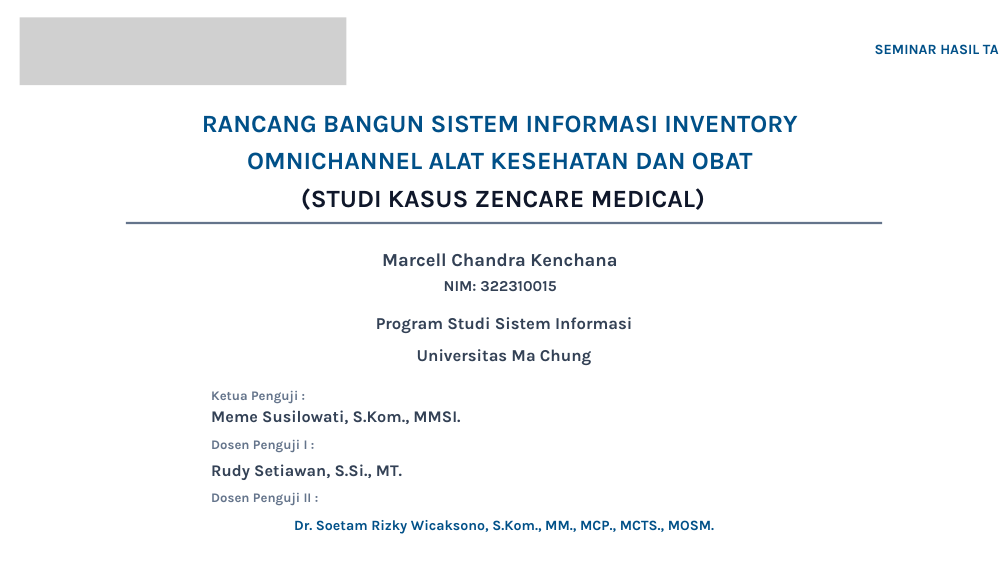
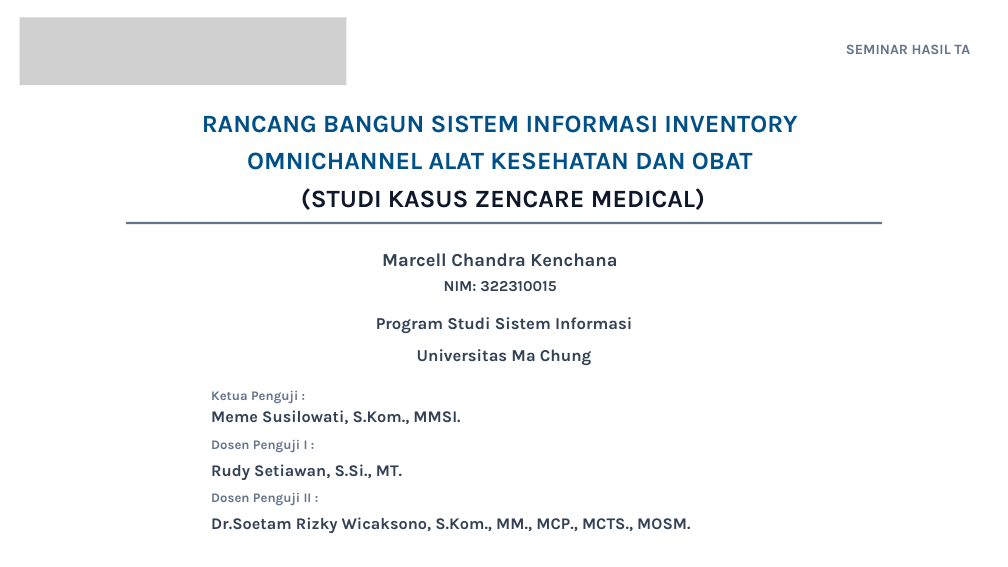
Before and after one commit to Marcell151/Sistem-Informasi-Inventori-Omnichannel-Zencare-Medical, a slide deck: slide 1 of lain/PPT/Seminar Hasil TA.pptx. Drawn at 1008x567 pixels with LibreOffice and Linux fonts; fonts in the diff are those of the drawing; grey boxes stand for pictures; background and template pictures are left out. Boxes give left, top, right and bottom in pixels: in the first picture for what was removed or moved away, otherwise in the second. Text is boxed around its words. In the diff, an @@ line names an element or a change of style, - is before the commit and + after.

```diff
--- a/lain/PPT/Seminar Hasil TA.pptx
+++ b/lain/PPT/Seminar Hasil TA.pptx
@@ text "SEMINAR HASIL TA" at bbox=[846, 44, 970, 54]: text colour #005088 to #64748B; alignment right to centre; less space between paragraphs @@
@@ text at bbox=[211, 517, 690, 533]: text changed; size 20.2 to 23.2 pt; text colour #005088 to #334155 @@
-Dr. Soetam Rizky Wicaksono, S.Kom., MM., MCP., MCTS., MOSM.
+Dr.Soetam Rizky Wicaksono, S.Kom., MM., MCP., MCTS., MOSM.
```
Also in this commit, not shown: 7 other slides changed, 15 slides added, 14 slides removed, 47 other files.
